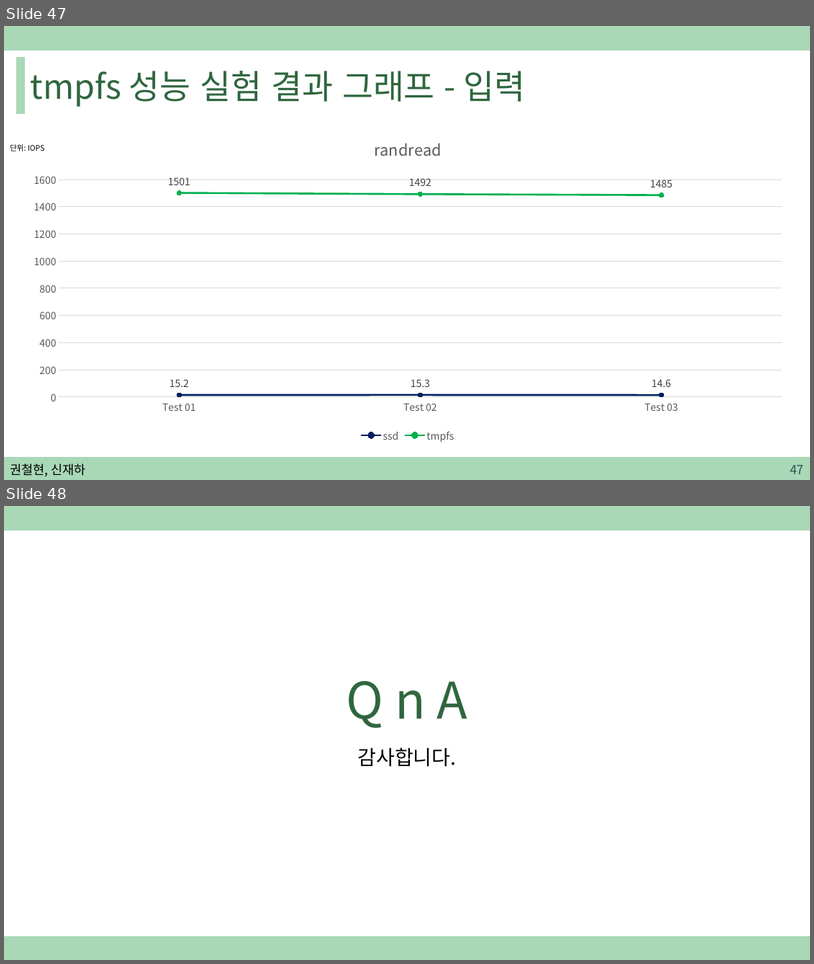
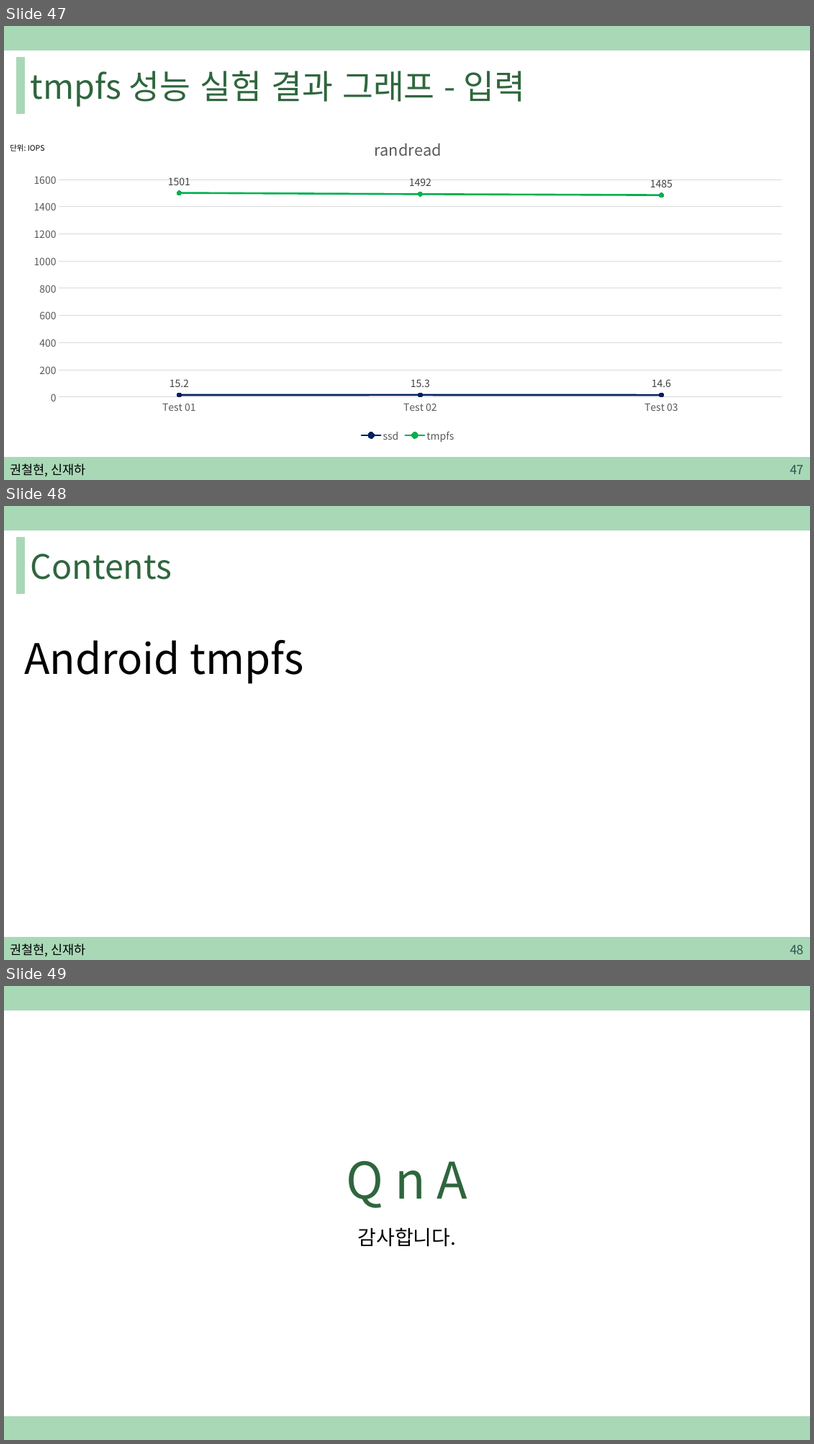
Before and after one commit to sjh4287/capston, a slide deck: 2022.02.18/권철현,신재하.pptx. Shown one above the other, each under a label of ours: slides 47 and 48 before the commit, slides 47, 48 and 49 after it. The pictures are 814x964 and 814x1444 pixels, drawn with LibreOffice and Linux fonts; fonts in the diff are those of the drawing. Boxes give left, top, right and bottom in pixels: in the first picture for what was removed or moved away, otherwise in the second. Text is boxed around its words. In the diff, an @@ line names an element or a change of style, - is before the commit and + after.

```diff
--- a/2022.02.18/권철현,신재하.pptx
+++ b/2022.02.18/권철현,신재하.pptx
@@ slide 48 added at (x1=4, y1=506, x2=810, y2=960), background #FFFFFF; not listed: 3 template elements that a slide beside it also shows @@
@@ title added at (x1=31, y1=554, x2=172, y2=579), 40 pt, text #2F663E @@
+Contents
@@ text added at (x1=24, y1=639, x2=304, y2=684), 50 pt, text #000000 @@
+Android tmpfs
@@ text added at (x1=10, y1=943, x2=85, y2=956), 15 pt, text #000000 @@
+권철현, 신재하
@@ page number added at (x1=790, y1=944, x2=804, y2=954), 15 pt, text #305250 @@
+48
@@ what was slide 48 is now slide 49 @@
```
Also in this commit, not shown: 13 slides changed.
